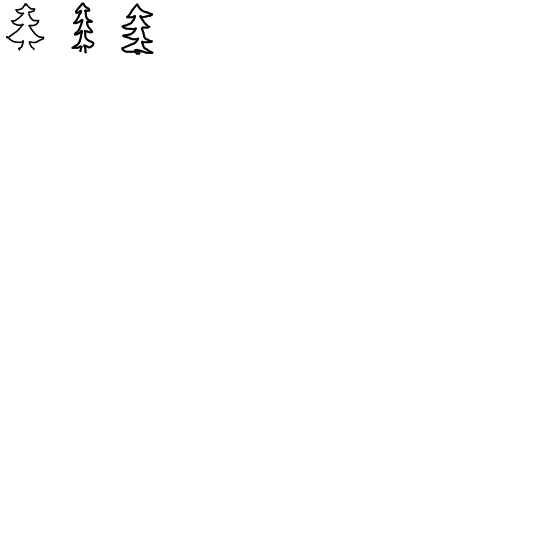
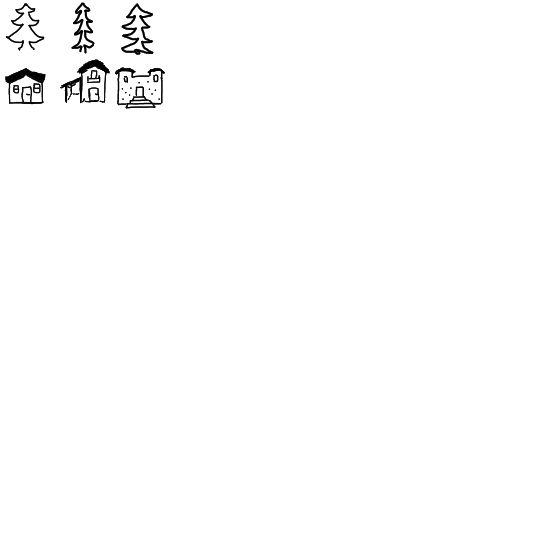
Two versions of the same layered image (560x560). Layer-by-layer changes:
renamed "Calque de dessin 1" to "Contours", painted on it over (x1=5, y1=59, x2=166, y2=109)
added layer "Remplissage" above "Damier" over (x1=5, y1=59, x2=166, y2=109)
